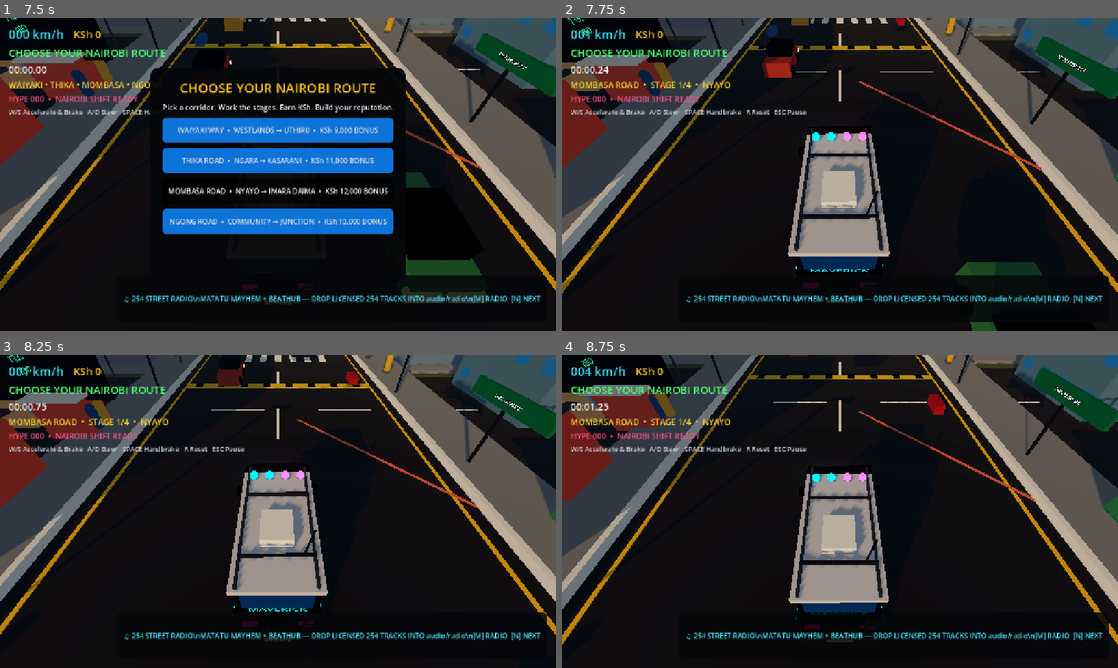
Above: before the commit, frames 1-4 (two rows, left to right).
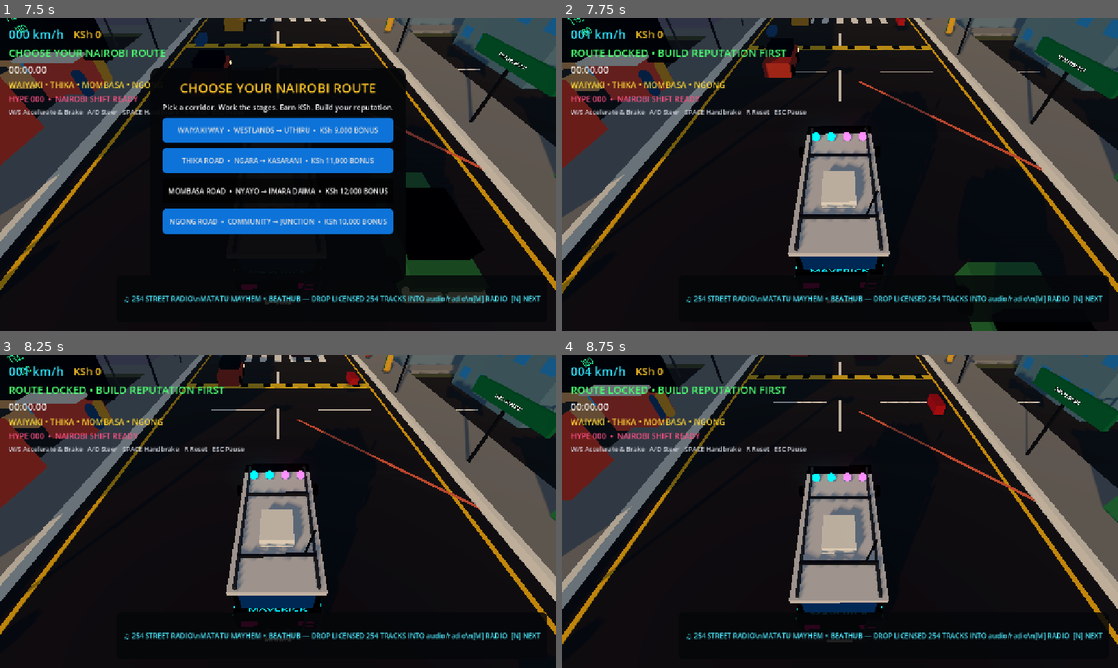
Above: after the commit, the same moments.

Repository: beathubonline-arch/Matatu-Mayhem
Game: Godot game, scene res://scenes/main/Main.tscn
Two runs of this game, one before a commit and one after it. Both use one fixed random seed, a clock stepped at 60 frames per second and the inputs below.
Inputs (mouse positions are in pixels of both pictures, inside the frame that each line leads up to):
- Up to frame 1 (7.5 s): tap Enter at 0.5 s; move the mouse to (400, 158) at 0.52 s; hold D (steer_right) 0.53-1.28 s; hold N (radio_next) 0.53-1.28 s; click (400, 158) at 0.67 s; move the mouse to (166, 190) at 1.27 s; hold S (brake) 1.28-2.03 s; tap M (radio_toggle) at 1.35, 5.85 s; move the mouse to (333, 105) at 2.02 s; hold D (steer_right) 2.03-2.78 s; tap L at 2.1, 4.35, 6.6 s; move the mouse to (250, 237) at 2.77 s; hold W (accelerate) 2.78-3.53 s; tap N (radio_next) at 2.85, 7.35 s; click (250, 237) at 2.92 s; move the mouse to (444, 221) at 3.52 s; hold M (radio_toggle) 3.53-4.28 s; hold A (steer_left) 3.53-5.03 s; move the mouse to (111, 127) at 4.27 s; move the mouse to (305, 174) at 5.02 s; hold S (brake) 5.03-5.78 s; hold N (radio_next) 5.03-5.78 s; click (305, 174) at 5.17 s; move the mouse to (194, 96) at 5.77 s; hold D (steer_right) 5.78-6.53 s; move the mouse to (400, 158) at 6.52 s; hold W (accelerate) 6.53-7.28 s; move the mouse to (166, 190) at 7.27 s; hold D (steer_right) from 7.28 s (still down); click (166, 190) at 7.42 s
- Up to frame 2 (7.75 s): keep holding D (steer_right)
- Up to frame 3 (8.25 s): move the mouse to (333, 442) at 8.02 s; release D (steer_right) at 8.03 s; hold S (brake) from 8.03 s (still down); hold M (radio_toggle) from 8.03 s (still down)
- Up to frame 4 (8.75 s): keep holding S (brake); keep holding M (radio_toggle)

Frame 1 is identical in both runs. In frame 2, 1.1% of the frame differs, in the area x 1-41%, y 10-23%; in frame 3, 1.1%; in frame 4, 1.1%, in the area x 1-80%, y 10-88%.

Commit message:
Unlock next Nairobi corridor through completed runs

Diff:
--- a/scripts/gameplay/CorridorServiceManager.gd
+++ b/scripts/gameplay/CorridorServiceManager.gd
@@ -39,6 +39,10 @@
 
 func select_corridor(index: int) -> void:
 	if network == null or player == null:
+		return
+	var unlocked := int(SaveManager.data.get("unlocked_corridors", 1))
+	if index >= unlocked:
+		service_progress.emit("ROUTE LOCKED • BUILD REPUTATION FIRST")
 		return
 	corridor_index = clampi(index, 0, network.corridor_count() - 1)
 	stop_index = 0
@@ -114,6 +118,9 @@
 		EconomyManager.add_money(reward)
 		SaveManager.data["routes_completed"] = int(SaveManager.data.get("routes_completed", 0)) + 1
 		SaveManager.data["last_corridor"] = corridor_index
+		var unlocked := int(SaveManager.data.get("unlocked_corridors", 1))
+		if corridor_index + 1 >= unlocked and unlocked < network.corridor_count():
+			SaveManager.data["unlocked_corridors"] = unlocked + 1
 		var best_times: Dictionary = SaveManager.data.get("corridor_best_times", {})
 		var key := str(corridor_index)
 		var previous_best := float(best_times.get(key, 0.0))
